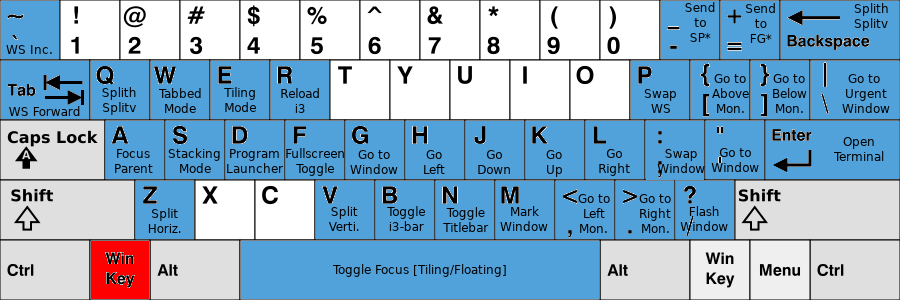
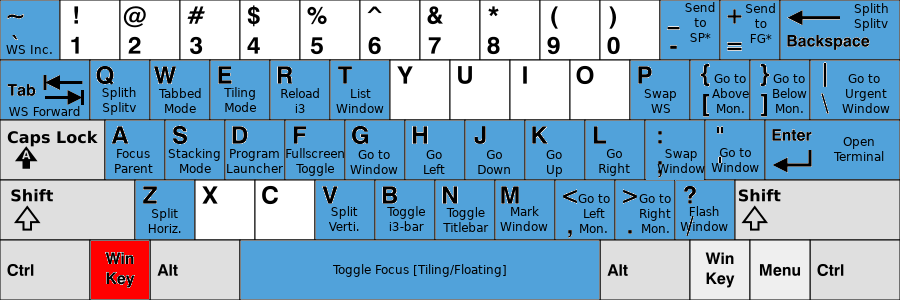
Comparing the layer stacks of the two w=900, h=300 images. Changes:
added layer "List ..." above "Reload ..." over [336, 89, 384, 113]
painted on "KB_United_States-NoAltGr.svg" over [331, 61, 389, 119]
